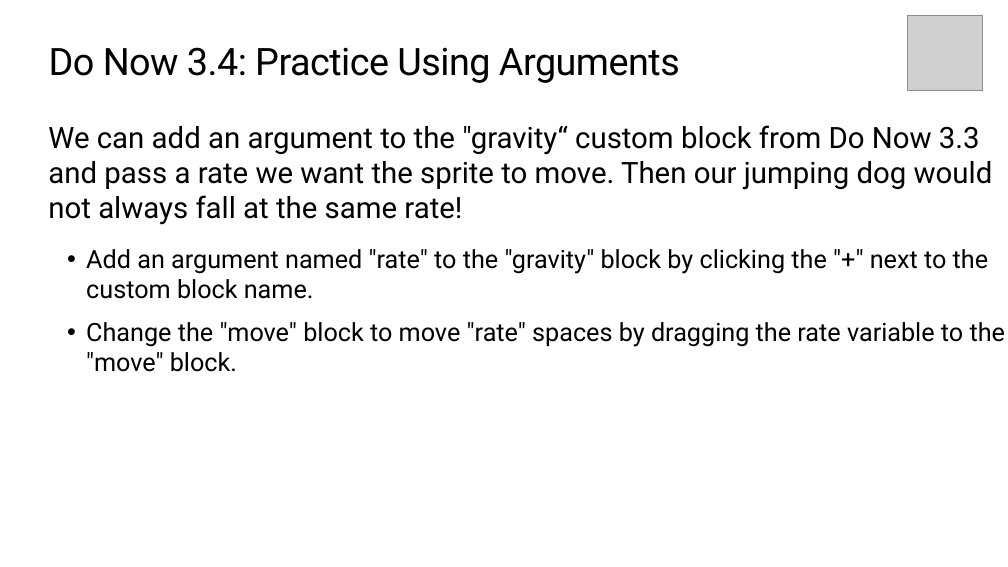
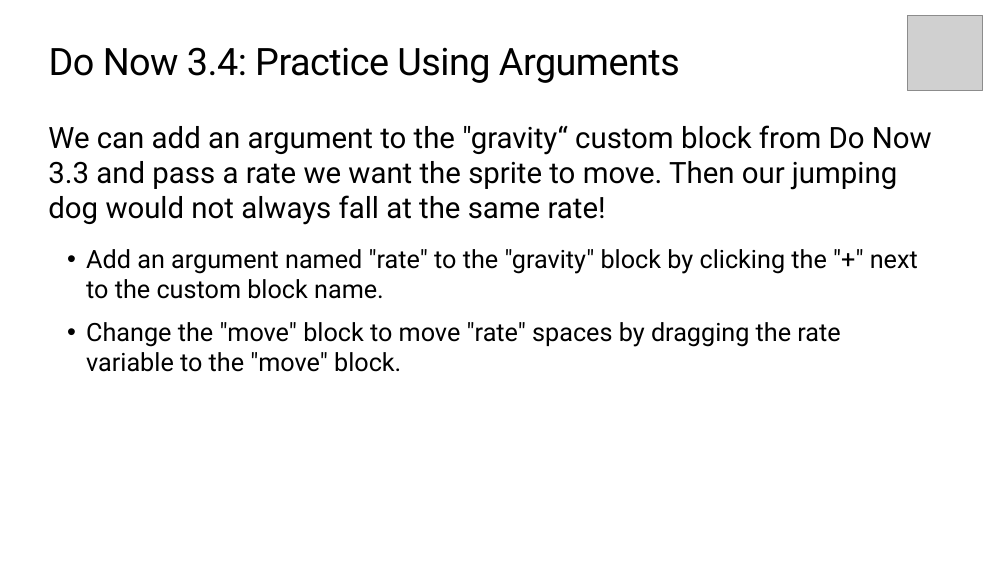
Before and after one commit to TEALSK12/introduction-to-computer-science, a slide deck: slide 4 of docs/slidedecks/TEALS SNAP 3.4.pptx. Drawn at 1008x567 pixels with LibreOffice and Linux fonts; fonts in the diff are those of the drawing; grey boxes stand for pictures; background and template pictures are left out. Boxes give left, top, right and bottom in pixels: in the first picture for what was removed or moved away, otherwise in the second. Text is boxed around its words. In the diff, an @@ line names an element or a change of style, - is before the commit and + after.

```diff
--- a/docs/slidedecks/TEALS SNAP 3.4.pptx
+++ b/docs/slidedecks/TEALS SNAP 3.4.pptx
@@ text "We can add an argument ..." rewrapped from (48, 125, 1005, 372) to (48, 125, 932, 372) @@
```
Also in this commit, not shown: 2 other slides changed, 26 other files.
